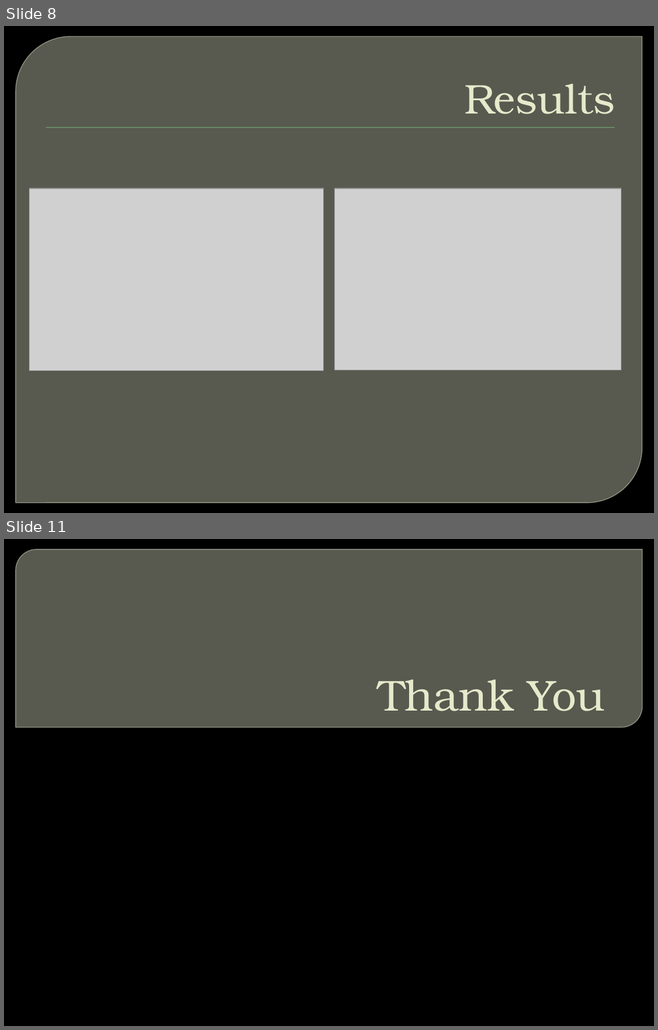
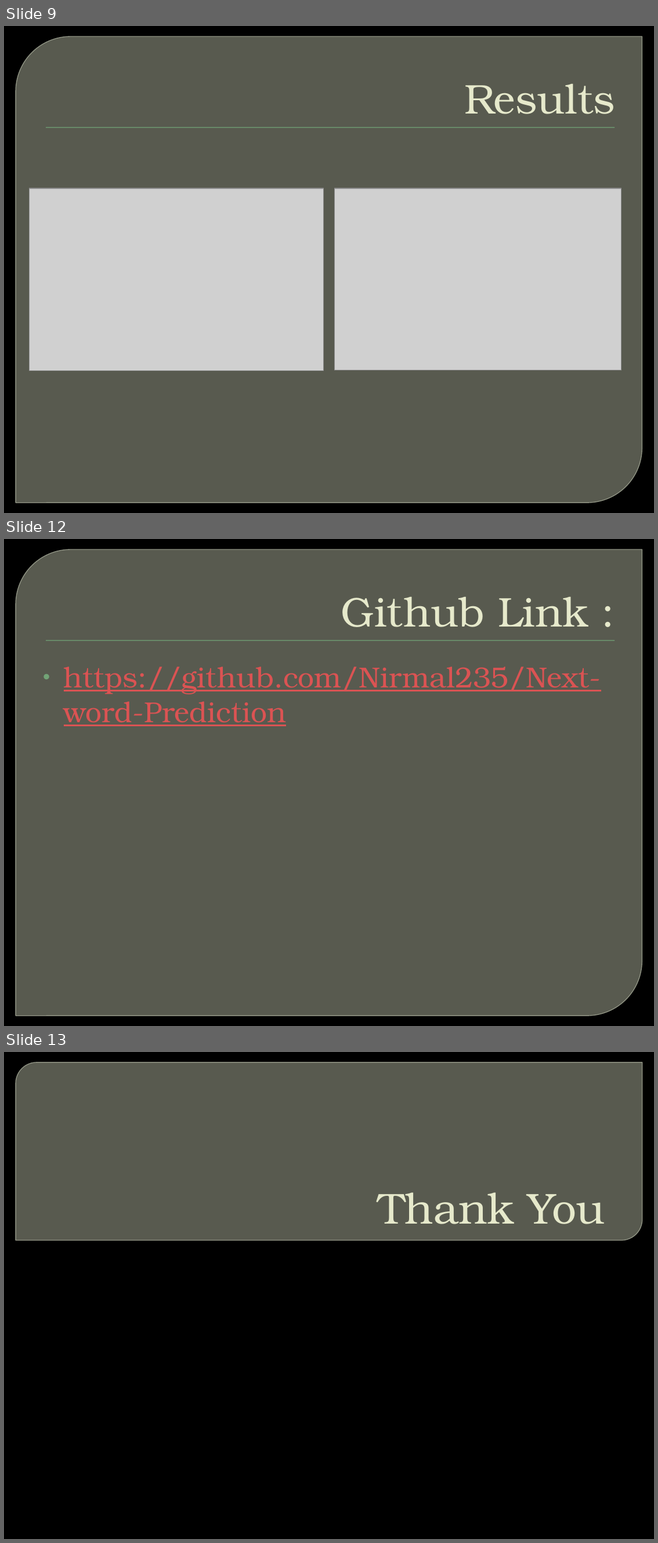
Before and after one commit to Nirmal235/Next-word-Prediction, a slide deck: NEXT WORD PREDICTON.pptx. Shown one above the other, each under a label of ours: slides 8 and 11 before the commit, slides 9, 12 and 13 after it; the slides between them are not shown. The pictures are 658x1030 and 658x1543 pixels, drawn with LibreOffice and Linux fonts; fonts in the diff are those of the drawing; grey boxes stand for pictures; background and template pictures are left out. Boxes give left, top, right and bottom in pixels: in the first picture for what was removed or moved away, otherwise in the second. Text is boxed around its words. In the diff, an @@ line names an element or a change of style, - is before the commit and + after.

```diff
--- a/NEXT WORD PREDICTON.pptx
+++ b/NEXT WORD PREDICTON.pptx
@@ slide 12 added at (4,539,654,1026), background picture (left out); not listed: 2 template elements that a slide beside it also shows @@
@@ title added at (341,596,588,627), 46 pt, text #E7EACB @@
+Github Link :
@@ text added at (64,667,600,726), 32 pt, text #DB5353, underline @@
+• https://github.com/Nirmal235/Next-word-Prediction
@@ what was slide 8 is now slide 9 @@
@@ what was slide 11 is now slide 13 @@
```
Also in this commit, not shown: 1 slide changed, 3 other slides added, 2 slides removed, 1 other file.
